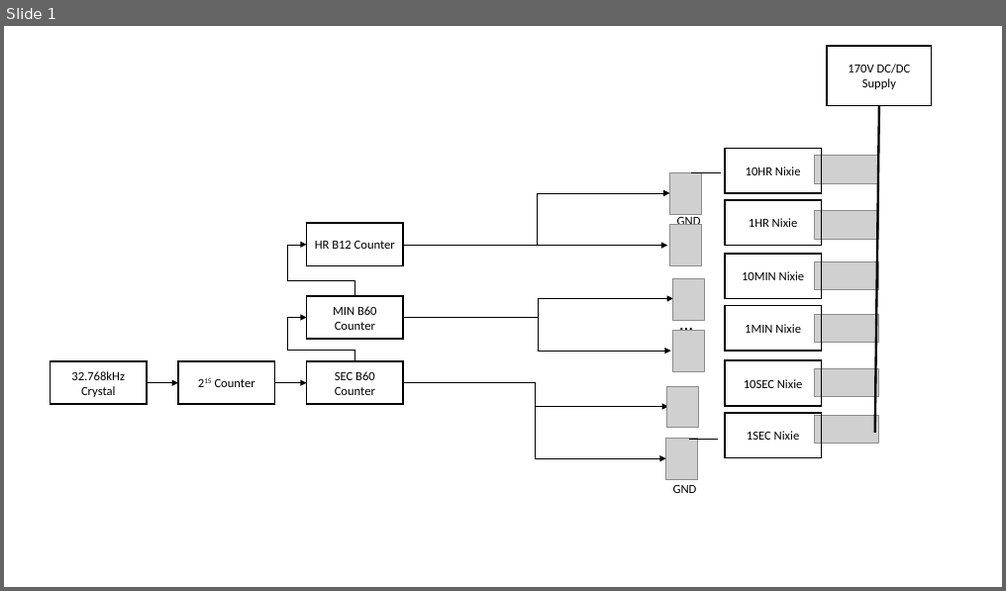
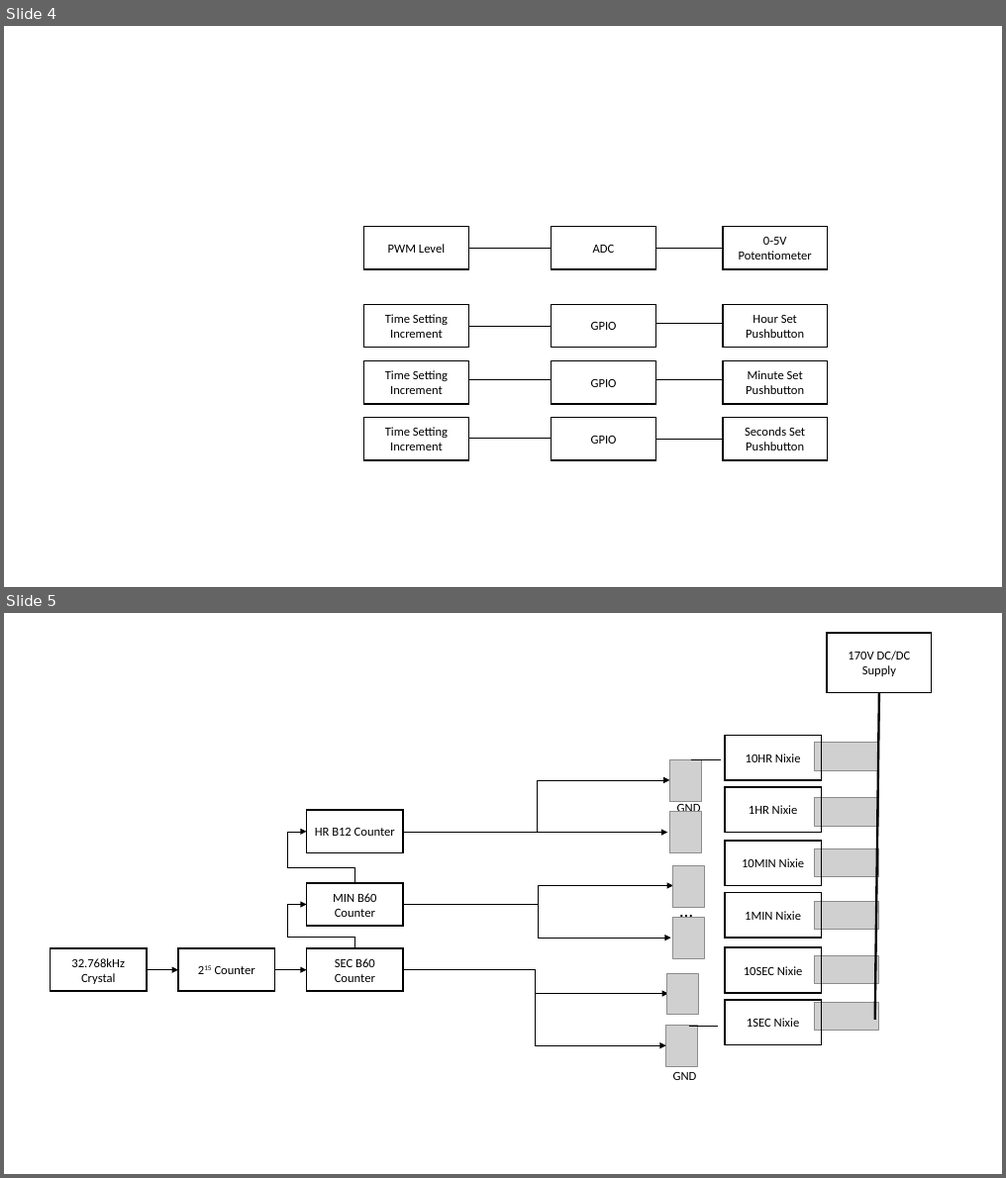
Before and after one commit to evaaan/NixieClockV2, a slide deck: docs/clock.pptx. Shown one above the other, each under a label of ours: slide 1 before the commit, slides 4 and 5 after it. The pictures are 1006x591 and 1006x1178 pixels, drawn with LibreOffice and Linux fonts; fonts in the diff are those of the drawing; grey boxes stand for pictures. Boxes give left, top, right and bottom in pixels: in the first picture for what was removed or moved away, otherwise in the second. Text is boxed around its words. In the diff, an @@ line names an element or a change of style, - is before the commit and + after.

```diff
--- a/docs/clock.pptx
+++ b/docs/clock.pptx
@@ slide 4 added at (4, 26, 1002, 587), background #FFFFFF @@
@@ rectangle added at (364, 227, 469, 270), outline #000000 1.5 pt, 12 pt, text #000000 @@
+PWM Level
@@ rectangle added at (551, 227, 656, 270), outline #000000 1.5 pt, 12 pt, text #000000 @@
+ADC
@@ rectangle added at (723, 227, 828, 270), outline #000000 1.5 pt, 12 pt, text #000000 @@
+0-5V Potentiometer
@@ line added from (469, 248) to (551, 248), #000000 0.5 pt @@
@@ line added from (656, 248) to (723, 248), #000000 0.5 pt @@
@@ rectangle added at (364, 304, 469, 347), outline #000000 1.5 pt, 12 pt, text #000000 @@
+Time Setting Increment
@@ rectangle added at (551, 304, 656, 347), outline #000000 1.5 pt, 12 pt, text #000000 @@
+GPIO
@@ rectangle added at (723, 304, 828, 347), outline #000000 1.5 pt, 12 pt, text #000000 @@
+Hour Set Pushbutton
@@ line added from (469, 326) to (551, 326), #000000 0.5 pt @@
@@ line added from (656, 323) to (723, 323), #000000 0.5 pt @@
@@ rectangle added at (364, 362, 469, 404), outline #000000 1.5 pt, 12 pt, text #000000 @@
+Time Setting Increment
@@ line added from (469, 380) to (551, 380), #000000 0.5 pt @@
@@ rectangle added at (551, 362, 656, 404), outline #000000 1.5 pt, 12 pt, text #000000 @@
+GPIO
@@ line added from (656, 380) to (723, 380), #000000 0.5 pt @@
@@ rectangle added at (723, 362, 828, 404), outline #000000 1.5 pt, 12 pt, text #000000 @@
+Minute Set Pushbutton
@@ rectangle added at (364, 417, 469, 461), outline #000000 1.5 pt, 12 pt, text #000000 @@
+Time Setting Increment
@@ line added from (469, 439) to (551, 439), #000000 0.5 pt @@
@@ rectangle added at (551, 417, 656, 461), outline #000000 1.5 pt, 12 pt, text #000000 @@
+GPIO
@@ line added from (656, 439) to (723, 439), #000000 0.5 pt @@
@@ rectangle added at (723, 417, 828, 461), outline #000000 1.5 pt, 12 pt, text #000000 @@
+Seconds Set Pushbutton
@@ what was slide 1 is now slide 5 @@
```
Also in this commit, not shown: 6 other slides added, 12 other files.
